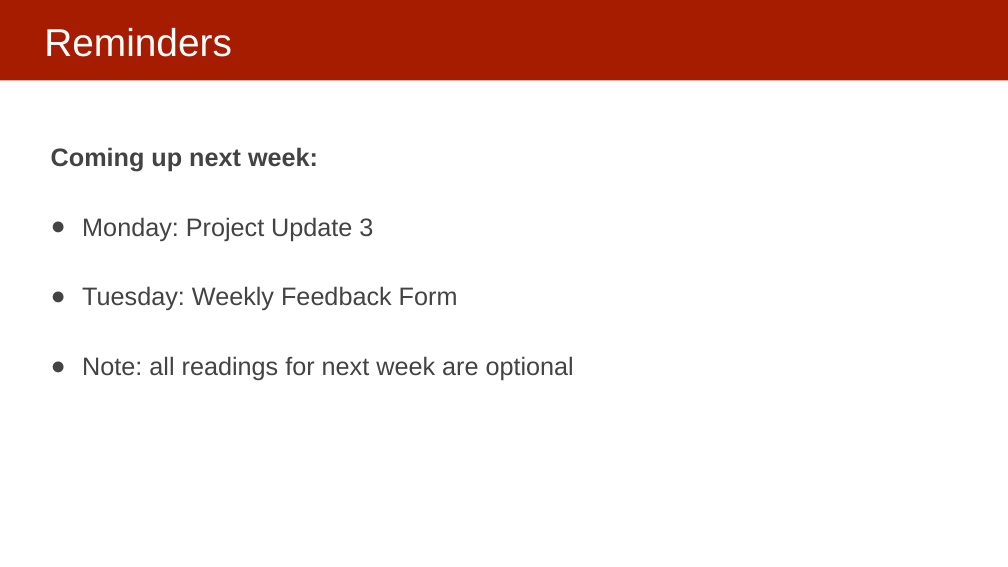
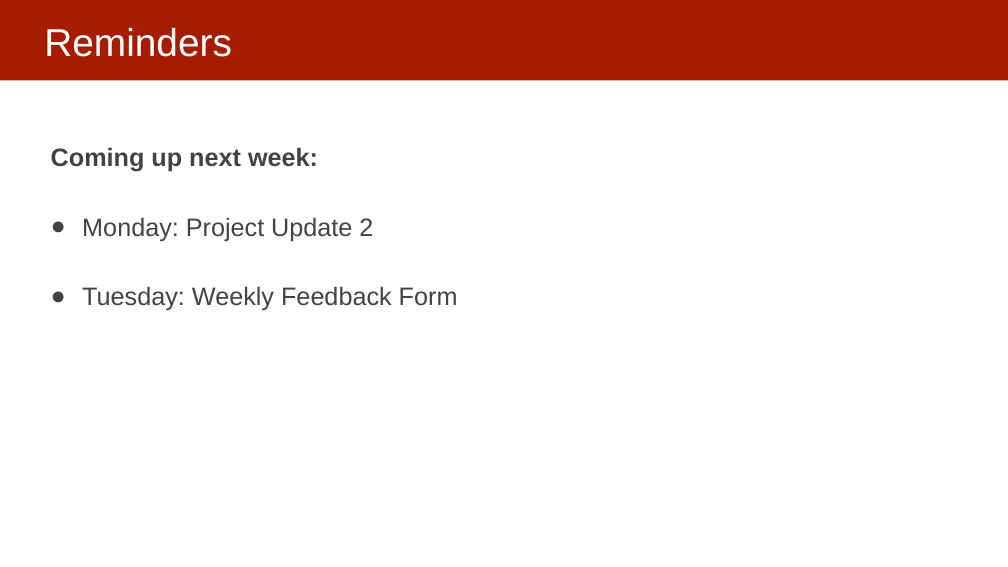
Before and after one commit to dssg/MLinPractice, a slide deck: slide 29 of Lectures/Lecture6-EvaluationMetrics.pptx (slide 28 before the commit). Drawn at 1008x567 pixels with LibreOffice and Linux fonts; fonts in the diff are those of the drawing. Boxes give left, top, right and bottom in pixels: in the first picture for what was removed or moved away, otherwise in the second. Text is boxed around its words. In the diff, an @@ line names an element or a change of style, - is before the commit and + after.

```diff
--- a/Lectures/Lecture6-EvaluationMetrics.pptx
+++ b/Lectures/Lecture6-EvaluationMetrics.pptx
@@ text at (82,217,373,242): text changed @@
-● Monday: Project Update 3
+● Monday: Project Update 2
@@ text at (82,356,574,381): paragraph removed @@
-● Note: all readings for next week are optional
```
Also in this commit, not shown: 6 other slides changed, 4 slides added, 3 slides removed, 2 other files.
